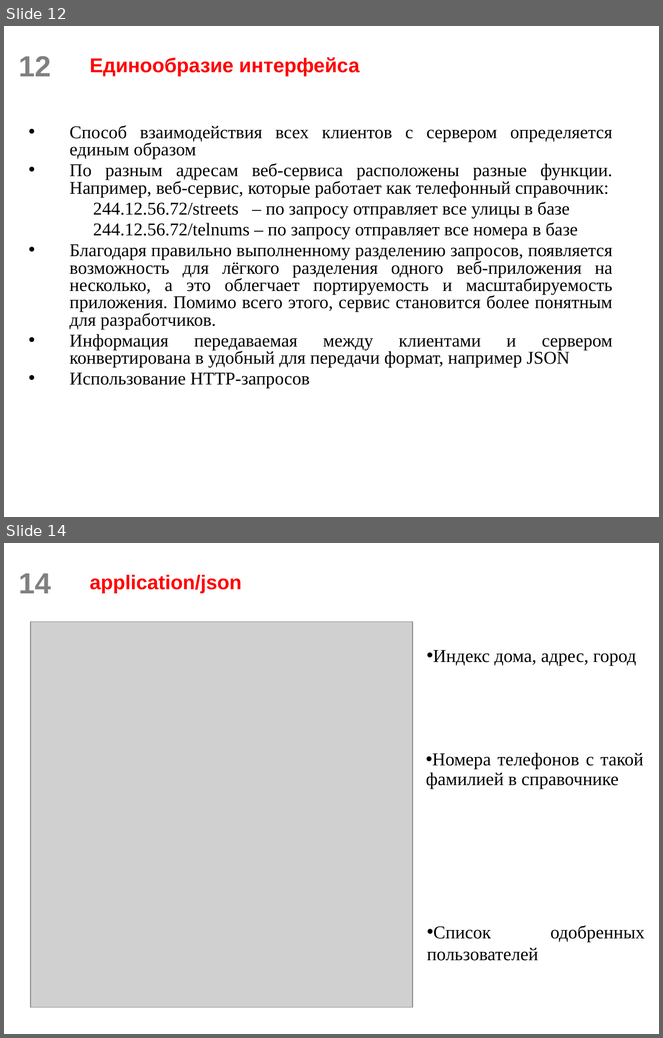
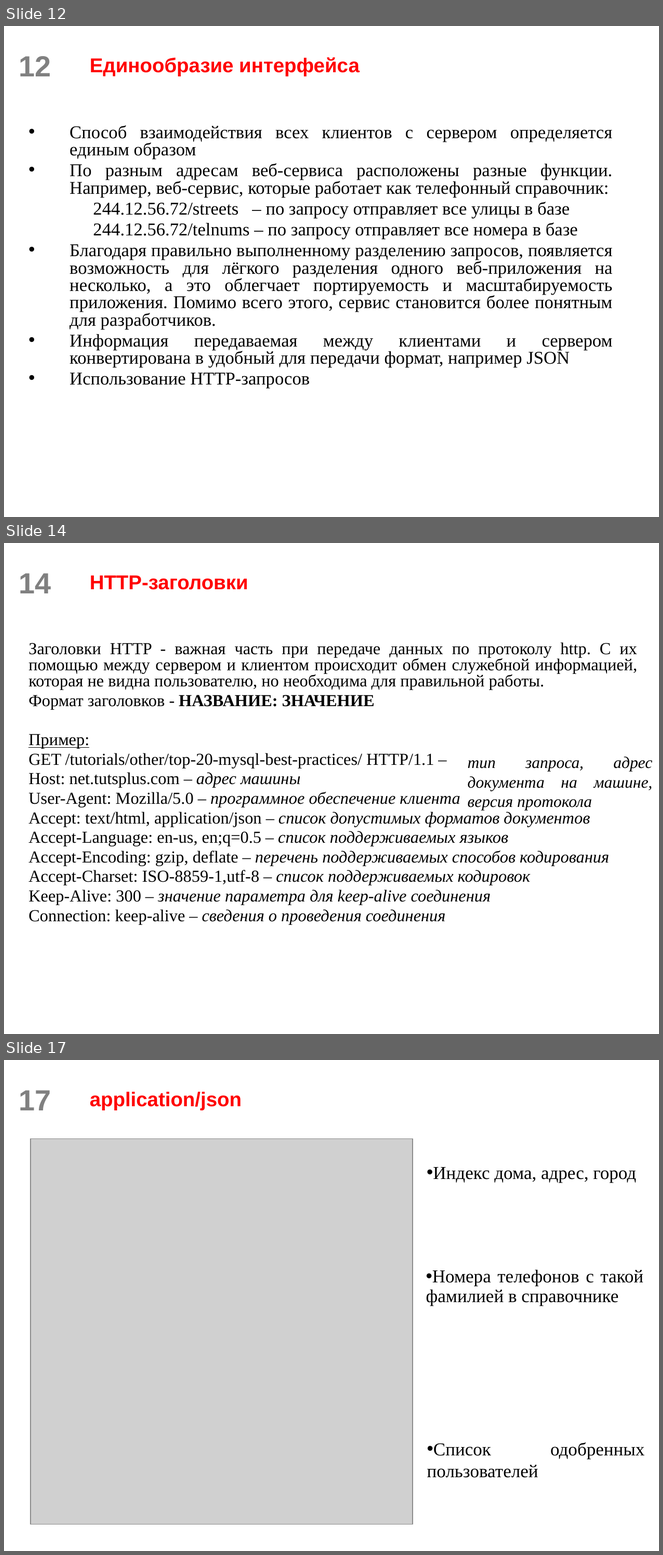
Before and after one commit to scareme/web_flask, a slide deck: Разработка веб-сервисов.pptx. Shown one above the other, each under a label of ours: slides 12 and 14 before the commit, slides 12, 14 and 17 after it; the slides between them are not shown. The pictures are 663x1038 and 663x1555 pixels, drawn with LibreOffice and Linux fonts; fonts in the diff are those of the drawing; grey boxes stand for pictures; background and template pictures are left out. Boxes give left, top, right and bottom in pixels: in the first picture for what was removed or moved away, otherwise in the second. Text is boxed around its words. In the diff, an @@ line names an element or a change of style, - is before the commit and + after.

```diff
--- a/Разработка веб-сервисов.pptx
+++ b/Разработка веб-сервисов.pptx
@@ slide 14 added at [4, 543, 659, 1034], background picture (left out); not listed: 1 template element that a slide beside it also shows @@
@@ title added at [90, 575, 248, 590], 22 pt, text #FF0000, bold @@
+HTTP-заголовки
@@ text added at [28, 642, 638, 925], 18.5 pt, text #000000 @@
+Заголовки HTTP - важная часть при передаче данных по протоколу http. С их помощью между сервером и клиентом происходит обмен служебной информацией, которая не видна пользователю, но необходима для правильной работы.
+Формат заголовков - НАЗВАНИЕ: ЗНАЧЕНИЕ
+Пример:
+GET /tutorials/other/top-20-mysql-best-practices/ HTTP/1.1 –
+Host: net.tutsplus.com – адрес машины
+User-Agent: Mozilla/5.0 – программное обеспечение клиента
+Accept: text/html, application/json – список допустимых форматов документов
+Accept-Language: en-us, en;q=0.5 – список поддерживаемых языков
+Accept-Encoding: gzip, deflate – перечень поддерживаемых способов кодирования
+Accept-Charset: ISO-8859-1,utf-8 – список поддерживаемых кодировок
+Keep-Alive: 300 – значение параметра для keep-alive соединения
+Connection: keep-alive – сведения о проведения соединения
@@ text added at [468, 757, 653, 811], 18 pt, text #000000, italic @@
+тип запроса, адрес документа на машине, версия протокола
@@ what was slide 14 is now slide 17 @@
@@ page number at [19, 1090, 51, 1110]: text changed @@
-14
+17
```
Also in this commit, not shown: 4 slides changed, 4 other slides added, 1 slide removed, 1 other file.
